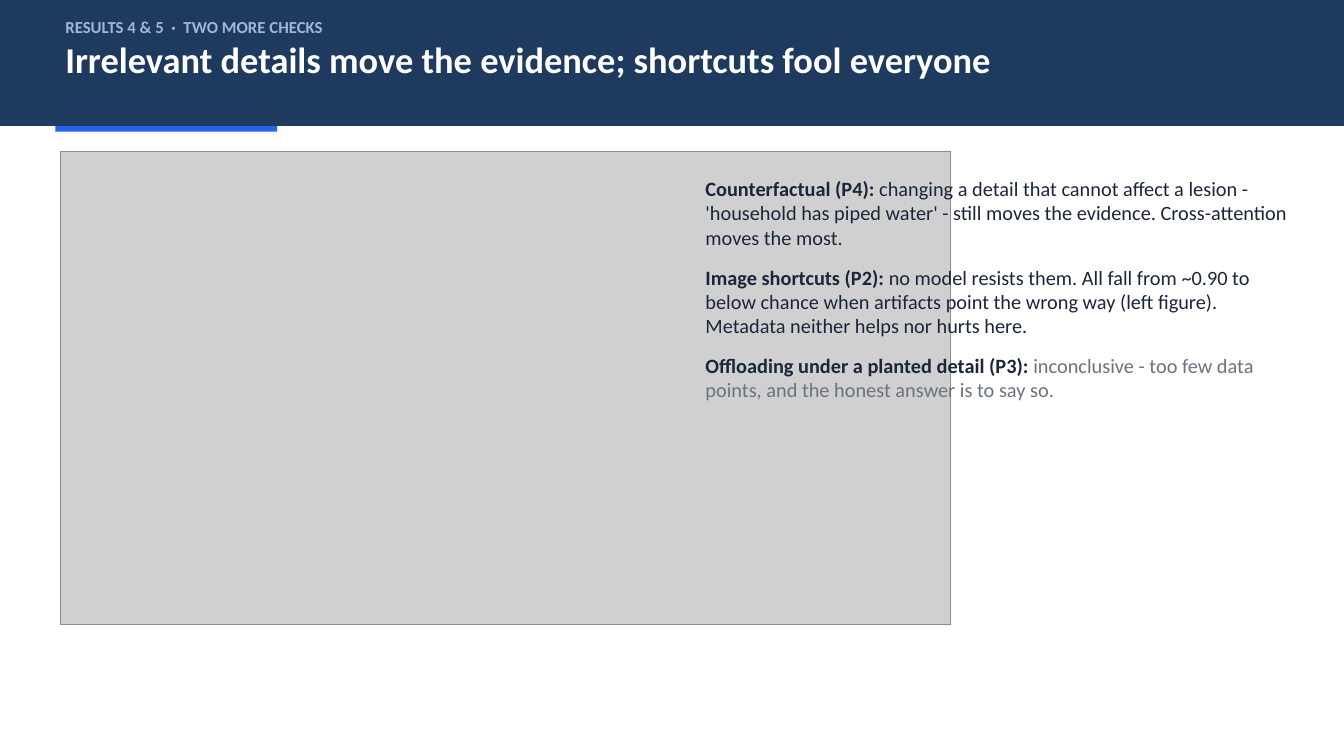
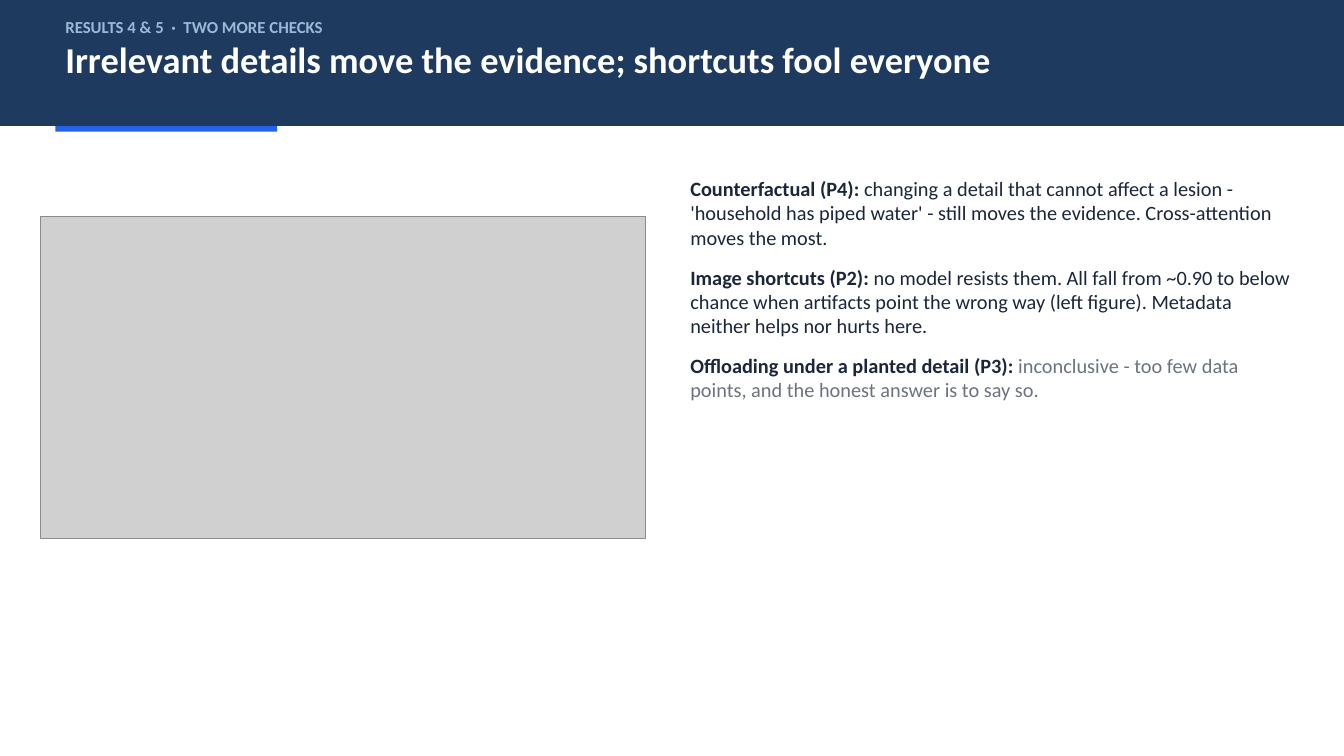
Before and after one commit to aniketmeena12/medxai, a slide deck: slide 11 of docs/MedFusion-XAI_Presentation.pptx. Drawn at 1344x756 pixels with LibreOffice and Linux fonts; fonts in the diff are those of the drawing; grey boxes stand for pictures. Boxes give left, top, right and bottom in pixels: in the first picture for what was removed or moved away, otherwise in the second. Text is boxed around its words. In the diff, an @@ line names an element or a change of style, - is before the commit and + after.

```diff
--- a/docs/MedFusion-XAI_Presentation.pptx
+++ b/docs/MedFusion-XAI_Presentation.pptx
@@ text "Counterfactual (P4): changing a detail ..." rewrapped from box(705, 179, 1287, 404) to box(690, 181, 1290, 400) @@
@@ picture: place and size @@
-picture at box(60, 151, 951, 625)
+picture at box(40, 217, 645, 538)
```
Also in this commit, not shown: 10 other slides changed, 1 other file.
